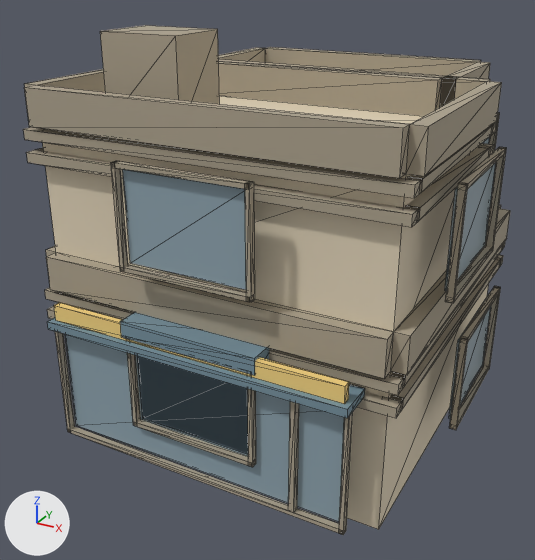
One commit to the glTF model public/buildings/commercial_1x1_court.glb: the scene before it, then after it.
Rendered twice from a 50 mm camera at (9.49, -9.22, 8.64) aimed at (3.01, 2.56, 2.75). Every picture has the same lights, and +X, +Y and +Z are marked at lower left. The older version comes first. Mesh edges are drawn as thin lines. Vertices at exactly the same position are counted once.

Before the edit, the objects in view are built like this:
```python
mat_commercial_1x1_court_awning = principled_material('commercial_1x1_court_awning')
mat_commercial_1x1_court_awning.base_color = (0.18, 0.28, 0.34)  # greyish blue #76909e
mat_commercial_1x1_court_awning.roughness = 0.85
mat_commercial_1x1_court_sign = principled_material('commercial_1x1_court_sign')
mat_commercial_1x1_court_sign.base_color = (0.92, 0.66, 0.22)  # yellow #f6d481
mat_commercial_1x1_court_sign.roughness = 0.85
mat_commercial_1x1_court_trim = principled_material('commercial_1x1_court_trim')
mat_commercial_1x1_court_trim.base_color = (0.418, 0.363, 0.27)  # beige #ada28e
mat_commercial_1x1_court_trim.roughness = 0.85
mat_commercial_1x1_court_wall = principled_material('commercial_1x1_court_wall')
mat_commercial_1x1_court_wall.base_color = (0.76, 0.66, 0.49)  # beige #e2d4ba
mat_commercial_1x1_court_wall.roughness = 0.85
me_commercial_1x1_court_0 = bpy.data.meshes.new('commercial_1x1_court_0')
me_commercial_1x1_court_0.from_pydata(...)  # 834 vertices, 1308 faces; spans x -0.62..7.12, y -0.75..7.12, z 0.0..7.5
# faces by material slot: [36, 156, 1080, 12, 24]
me_commercial_1x1_court_0.materials.append(mat_commercial_1x1_court_wall)  # beige #e2d4ba
me_commercial_1x1_court_0.materials.append(mat_commercial_1x1_court_glass)  # greyish blue #90a6b1
me_commercial_1x1_court_0.materials.append(mat_commercial_1x1_court_trim)  # beige #ada28e
me_commercial_1x1_court_0.materials.append(mat_commercial_1x1_court_sign)  # yellow #f6d481
me_commercial_1x1_court_0.materials.append(mat_commercial_1x1_court_awning)  # greyish blue #76909e
ob_commercial_1x1_court_0 = bpy.data.objects.new('commercial_1x1_court_0', me_commercial_1x1_court_0)
ob_commercial_1x1_court_0.location = (0.0, 0.0, 0.0)
```
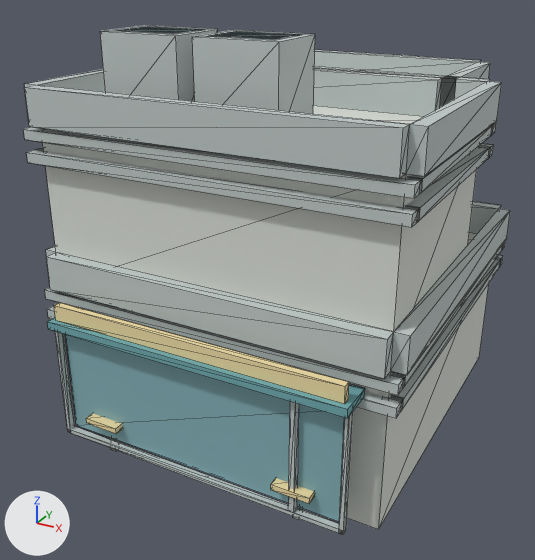
The change, as a diff of the scene's bpy script:
```diff
--- a/public/buildings/commercial_1x1_court.glb.py
+++ b/public/buildings/commercial_1x1_court.glb.py
@@ mat_commercial_1x1_court_wall @@
 mat_commercial_1x1_court_wall = principled_material('commercial_1x1_court_wall')
-mat_commercial_1x1_court_wall.base_color = (0.76, 0.66, 0.49)  # beige #e2d4ba
+mat_commercial_1x1_court_wall.base_color = (0.7, 0.73, 0.68)  # light grey #daded7
 mat_commercial_1x1_court_wall.roughness = 0.85
@@ mat_commercial_1x1_court_trim @@
 mat_commercial_1x1_court_trim = principled_material('commercial_1x1_court_trim')
-mat_commercial_1x1_court_trim.base_color = (0.418, 0.363, 0.27)  # beige #ada28e
+mat_commercial_1x1_court_trim.base_color = (0.53, 0.59, 0.58)  # light grey #c0cac8
 mat_commercial_1x1_court_trim.roughness = 0.85
@@ mat_commercial_1x1_court_sign @@
 mat_commercial_1x1_court_sign = principled_material('commercial_1x1_court_sign')
-mat_commercial_1x1_court_sign.base_color = (0.92, 0.66, 0.22)  # yellow #f6d481
+mat_commercial_1x1_court_sign.base_color = (0.87, 0.72, 0.38)  # beige #f0dda6
 mat_commercial_1x1_court_sign.roughness = 0.85
@@ mat_commercial_1x1_court_awning @@
 mat_commercial_1x1_court_awning = principled_material('commercial_1x1_court_awning')
-mat_commercial_1x1_court_awning.base_color = (0.18, 0.28, 0.34)  # greyish blue #76909e
+mat_commercial_1x1_court_awning.base_color = (0.16, 0.4, 0.43)  # cyan #6faaaf
 mat_commercial_1x1_court_awning.roughness = 0.85
@@ me_commercial_1x1_court_0 @@
 # used by ob_commercial_1x1_court_0; location = (0.0, 0.0, 0.0)
 # verts and faces of me_commercial_1x1_court_0; kept vertices keep their numbers, new ones are numbered from 834
-me_commercial_1x1_court_0.from_pydata(...)  # 834 vertices, 1308 faces; spans x -0.62..7.12, y -0.75..7.12, z 0.0..7.5
+me_commercial_1x1_court_0.from_pydata(...)  # 394 vertices, 640 faces; spans x -0.25..6.75, y -0.75..6.75, z 0.0..7.5
+# me_commercial_1x1_court_0 part 1: a new loose piece, a box spanning x 2.78..4.28, y 0.6..1.8, z 6.0..7.5, in mat_commercial_1x1_court_trim (light grey #c0cac8)
+# me_commercial_1x1_court_0 part 2: a new loose piece, a box spanning x 0.95..1.65, y -0.68..-0.1, z 0.65..0.76, in mat_commercial_1x1_court_sign (beige #f0dda6)
+# me_commercial_1x1_court_0 part 3: a new loose piece, a box spanning x 4.85..5.55, y -0.68..-0.1, z 0.65..0.76, in mat_commercial_1x1_court_sign (beige #f0dda6)
+# me_commercial_1x1_court_0 part 4: 61 loose pieces with 488 vertices, spanning x -0.62..7.12, y -0.65..7.12, z 0.92..5.73, are deleted
+# me_commercial_1x1_court_0 part 5
+verts[834] = (1.12, 0.75, 7.5)  # pixel (113, 30)
+verts[835] = (2.33, 0.75, 7.5)  # pixel (173, 34)
+verts[836] = (2.92, 0.75, 7.5)  # pixel (205, 36)
+verts[837] = (4.12, 0.75, 7.5)  # pixel (274, 40)
+for new, old in zip([*range(838, 842)], [*range(834, 838)]): verts[new] = verts[old] + (0.0, 0.9, 0.0)
+faces += [(834, 838, 839), (834, 839, 835), (836, 840, 841), (836, 841, 837)]  # mat_commercial_1x1_court_glass (cyan #86b3ba)
+# other edits to the shape of me_commercial_1x1_court_0 do not show in these pictures
 me_commercial_1x1_court_0.materials.append(mat_commercial_1x1_court_wall)
```

Where the change shows, as pixel boxes (x1, y1, x2, y2) in the pictures (535 x 560 px):
'commercial_1x1_court_0', recoloured, reshaped (beige to light grey)
    both: (23, 25, 510, 535)
part 1 of me_commercial_1x1_court_0, added
    after: (192, 30, 315, 114)
part 2 of me_commercial_1x1_court_0, added
    after: (86, 413, 123, 434)
part 3 of me_commercial_1x1_court_0, added (beige)
    after: (271, 478, 314, 504)
part 4 of me_commercial_1x1_court_0, deleted
    before: (111, 113, 506, 467)
part 5 of me_commercial_1x1_court_0, added
    after: (114, 27, 298, 40)
